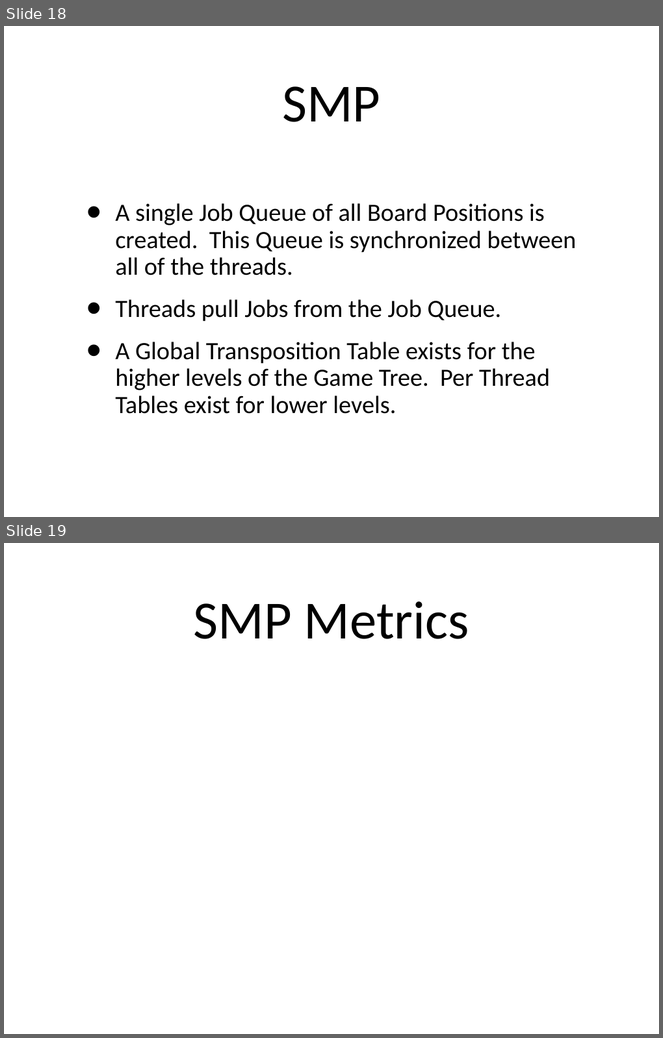
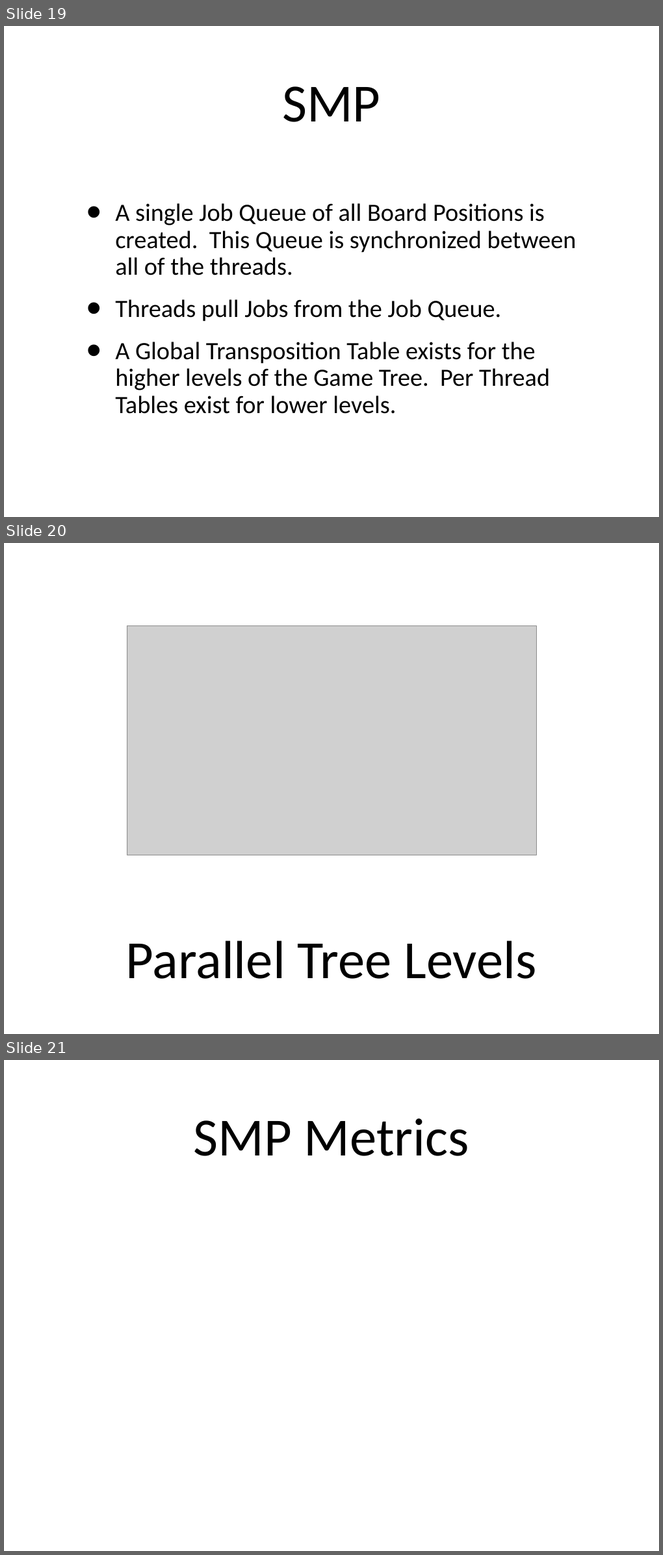
Before and after one commit to amod0017/rit-othello, a slide deck: Othello/other/Othello-Presentation-2.ppt. Shown one above the other, each under a label of ours: slides 18 and 19 before the commit, slides 19, 20 and 21 after it. The pictures are 663x1038 and 663x1555 pixels, drawn with LibreOffice and Linux fonts; fonts in the diff are those of the drawing; grey boxes stand for pictures. Boxes give left, top, right and bottom in pixels: in the first picture for what was removed or moved away, otherwise in the second. Text is boxed around its words. In the diff, an @@ line names an element or a change of style, - is before the commit and + after.

Commit message:
- Added pictures of the different tree levels for sequential and parallel

```diff
--- a/Othello/other/Othello-Presentation-2.ppt
+++ b/Othello/other/Othello-Presentation-2.ppt
@@ slide 20 added at (x1=4, y1=543, x2=659, y2=1034), background #FFFFFF @@
@@ picture added at (x1=127, y1=626, x2=536, y2=856) @@
@@ title added at (x1=126, y1=941, x2=536, y2=979), 84 pt, text #000000 @@
+Parallel Tree Levels
@@ what was slide 18 is now slide 19 @@
@@ what was slide 19 is now slide 21 @@
```
Also in this commit, not shown: 1 other slide added.
